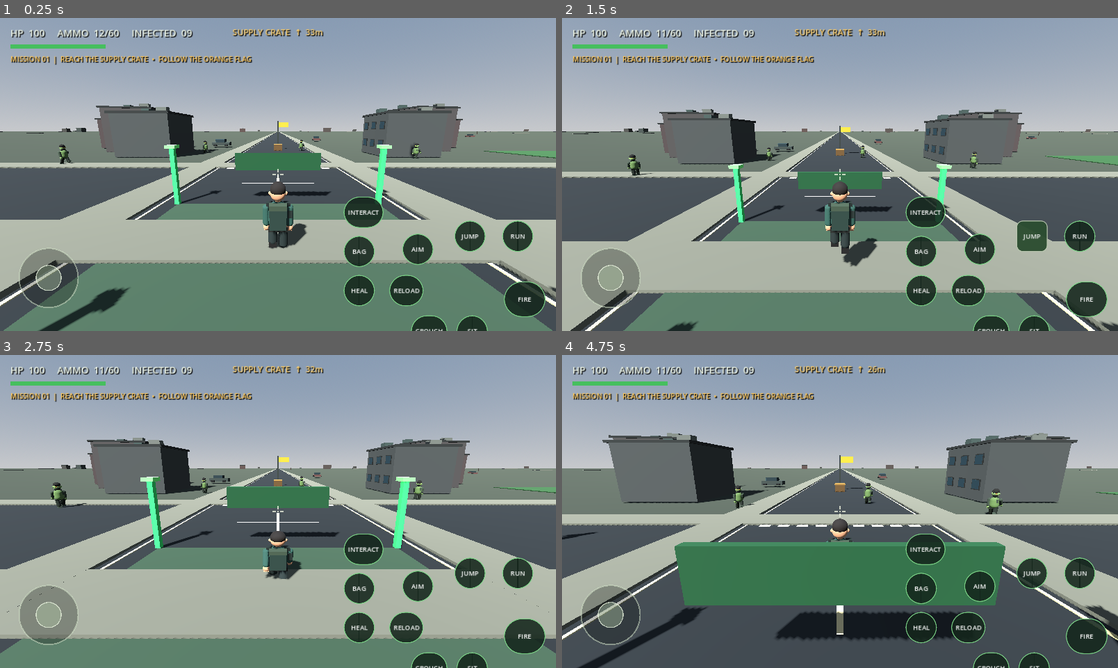
Above: before the commit, frames 1-4 (two rows, left to right).
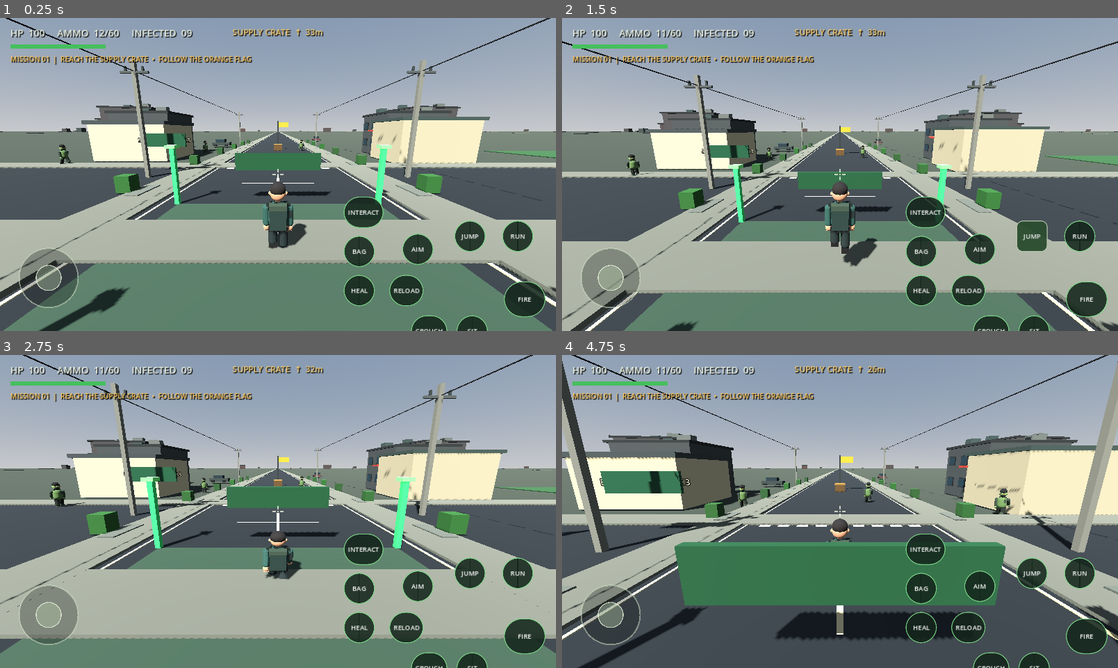
Above: after the commit, the same moments.

Repository: aljunatis40-alt/zombie-world-survivor
Game: Godot game, scene res://scenes/main.tscn
Two runs of this game, one before a commit and one after it. Both use one fixed random seed, a clock stepped at 60 frames per second and the inputs below.
Inputs (mouse positions are in pixels of both pictures, inside the frame that each line leads up to):
- Up to frame 1 (0.25 s): no input
- Up to frame 2 (1.5 s): click "FIRE" at 0.5 s; click "JUMP" at 1.25 s
- Up to frame 3 (2.75 s): move the mouse to (305, 511) at 2.02 s; hold W (move_forward) from 2.03 s (still down); tap C (crouch) at 2.1 s
- Up to frame 4 (4.75 s): keep holding W (move_forward); move the mouse to (812, 511) at 2.77 s; click (812, 511) at 2.85 s; move the mouse to (851, 505) at 3.52 s; hold Shift (sprint) 3.53-4.28 s; move the mouse to (834, 517) at 4.27 s; tap C (crouch) at 4.35 s

The runs differ from the first frame. In frame 1, 6.7% of the frame differs, in the area x 0-99%, y 0-84%; in frame 2, 6.8%; in frame 3, 8.1%; in frame 4, 14%, in the area x 0-100%, y 0-83%.

Commit message:
Add Philippine barangay street environment details

Diff:
--- a/scripts/game.gd
+++ b/scripts/game.gd
@@ -271,6 +271,79 @@
 	_build_parked_vehicles()
 	_build_park_and_shops()
 	_build_philippine_public_transport()
+	_build_barangay_street_scene()
+
+
+func _build_barangay_street_scene() -> void:
+	# Compact Filipino barangay details near the starting block.
+	_build_sari_sari_store(Vector3(17.5, 0, -12.0))
+	_build_barangay_house(Vector3(-18.0, 0, -15.0), Color(0.72, 0.66, 0.52), "PUROK 3")
+	_build_barangay_house(Vector3(18.5, 0, 38.0), Color(0.58, 0.66, 0.58), "BAHAY")
+	# Concrete utility poles and overhead service wires along the neighborhood road.
+	for side in [-1.0, 1.0]:
+		for pole_z in [-42.0, -2.0, 38.0]:
+			var pole_pos := Vector3(side * 10.2, 0, pole_z)
+			_detail_box(world_root, "BarangayPowerPole", Vector3(0.28, 8.4, 0.28), pole_pos + Vector3(0, 4.2, 0), Color(0.43, 0.42, 0.37))
+			_detail_box(world_root, "PoleCrossArm", Vector3(2.0, 0.16, 0.18), pole_pos + Vector3(0, 7.65, 0), Color(0.28, 0.29, 0.27))
+			for wire_x in [-0.62, 0.0, 0.62]:
+				_detail_box(world_root, "PowerInsulator", Vector3(0.13, 0.32, 0.13), pole_pos + Vector3(wire_x, 7.88, 0), Color(0.18, 0.20, 0.19))
+		# Sag-free stylized wires; short spans keep geometry simple on mobile.
+		for span_z in [-22.0, 18.0]:
+			_detail_box(world_root, "OverheadPowerWire", Vector3(0.045, 0.045, 40.0), Vector3(side * 10.2, 7.72, span_z), Color(0.055, 0.06, 0.055))
+	# Tropical roadside plants and small concrete drainage covers.
+	for plant_index in range(10):
+		var plant_z := -48.0 + float(plant_index) * 10.0
+		for side in [-1.0, 1.0]:
+			var plant_pos := Vector3(side * 8.9, 0.55, plant_z)
+			_detail_box(world_root, "BarangayShrub", Vector3(0.85, 1.0, 0.85), plant_pos, Color(0.16, 0.29 + float(plant_index % 3) * 0.025, 0.14))
+			_detail_box(world_root, "DrainageSlab", Vector3(0.75, 0.10, 2.2), Vector3(side * 8.0, 0.12, plant_z), Color(0.36, 0.37, 0.33))
+	# Painted pedestrian crossing and barangay direction board.
+	for stripe in range(7):
+		_detail_box(world_root, "BarangayCrossingStripe", Vector3(0.72, 0.035, 2.6), Vector3(-2.7 + float(stripe) * 0.9, 0.045, 14.0), Color(0.82, 0.81, 0.72))
+	var direction_board := _detail_box(world_root, "PurokDirectionBoard", Vector3(3.8, 1.1, 0.16), Vector3(-9.8, 2.8, -4.0), Color(0.10, 0.29, 0.18))
+	var board_label := Label3D.new()
+	board_label.text = "BARANGAY  •  PUROK 3"
+	board_label.font_size = 34
+	board_label.pixel_size = 0.012
+	board_label.modulate = Color(0.96, 0.91, 0.72)
+	board_label.position = Vector3(0, 0, -0.12)
+	direction_board.add_child(board_label)
+
+
+func _build_sari_sari_store(center: Vector3) -> void:
+	var shop := Node3D.new()
+	shop.name = "BarangaySariSariStore"
+	shop.position = center
+	world_root.add_child(shop)
+	_detail_box(shop, "StoreConcreteShell", Vector3(8.5, 4.8, 7.0), Vector3(0, 2.4, 0), Color(0.64, 0.59, 0.47))
+	_detail_box(shop, "StoreRoof", Vector3(9.0, 0.32, 7.5), Vector3(0, 4.85, 0), Color(0.20, 0.25, 0.22))
+	_detail_box(shop, "StoreFrontCounter", Vector3(5.8, 1.15, 0.75), Vector3(0, 0.85, -3.72), Color(0.36, 0.25, 0.15))
+	_detail_box(shop, "StoreServiceOpening", Vector3(5.9, 1.45, 0.12), Vector3(0, 2.45, -3.58), Color(0.12, 0.18, 0.16))
+	_detail_box(shop, "StoreAwning", Vector3(9.0, 0.18, 1.3), Vector3(0, 3.65, -4.0), Color(0.63, 0.22, 0.16))
+	var sign_board := _detail_box(shop, "SariSariSign", Vector3(7.5, 0.82, 0.20), Vector3(0, 4.15, -3.62), Color(0.12, 0.31, 0.20))
+	var sign_label := Label3D.new()
+	sign_label.text = "SARI-SARI STORE"
+	sign_label.font_size = 42
+	sign_label.pixel_size = 0.012
+	sign_label.modulate = Color(1.0, 0.94, 0.76)
+	sign_label.position = Vector3(0, -0.10, -0.12)
+	sign_board.add_child(sign_label)
+	for shelf_x in [-1.9, -0.65, 0.65, 1.9]:
+		_detail_box(shop, "StoreGoodsShelf", Vector3(0.72, 0.72, 0.32), Vector3(shelf_x, 1.9, -3.48), Color(0.76, 0.55, 0.18))
+
+
+func _build_barangay_house(center: Vector3, wall_color: Color, house_label: String) -> void:
+	var house := Node3D.new()
+	house.name = "BarangayHouse_" + house_label.replace(" ", "_")
+	house.position = center
+	world_root.add_child(house)
+	_detail_box(house, "ConcreteHouseBody", Vector3(9.0, 4.4, 8.0), Vector3(0, 2.2, 0), wall_color)
+	_detail_box(house, "HouseRoof", Vector3(9.6, 0.42, 8.6), Vector3(0, 4.55, 0), Color(0.22, 0.24, 0.23))
+	_detail_box(house, "HouseFrontDoor", Vector3(1.25, 2.35, 0.14), Vector3(-2.2, 1.18, -4.08), Color(0.19, 0.15, 0.11))
+	for window_x in [-0.1, 2.5]:
+		_detail_box(house, "HouseWindow", Vector3(1.55, 1.2, 0.12), Vector3(window_x, 2.55, -4.08), Color(0.12, 0.22, 0.25))
+		_detail_box(house, "WindowGrille", Vector3(1.62, 0.09, 0.16), Vector3(window_x, 2.55, -4.17), Color(0.18, 0.19, 0.17))
+	_detail_box(house, "HouseFrontStep", Vector3(2.2, 0.24, 0.9), Vector3(-2.0, 0.12, -4.45), Color(0.42, 0.41, 0.36))
 
 
 func _build_extended_road_network() -> void:
